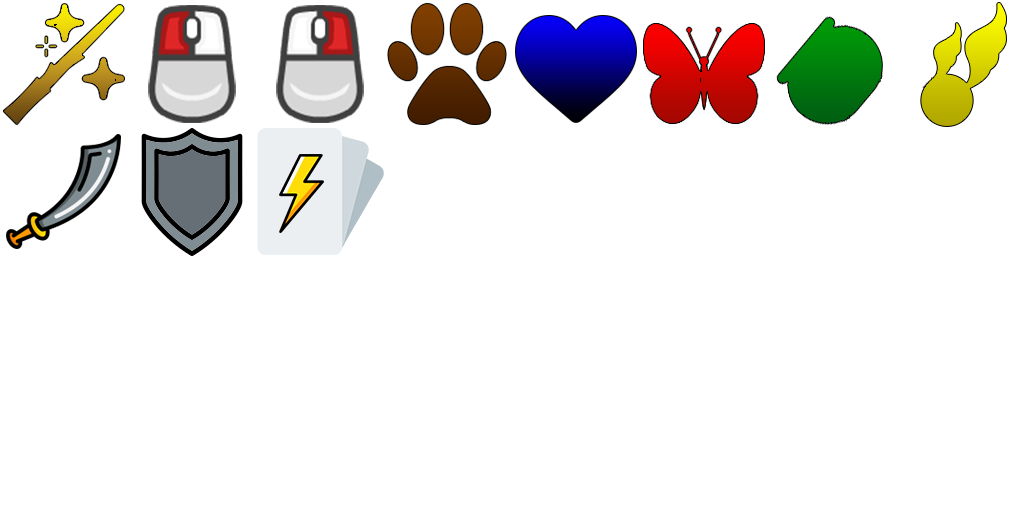
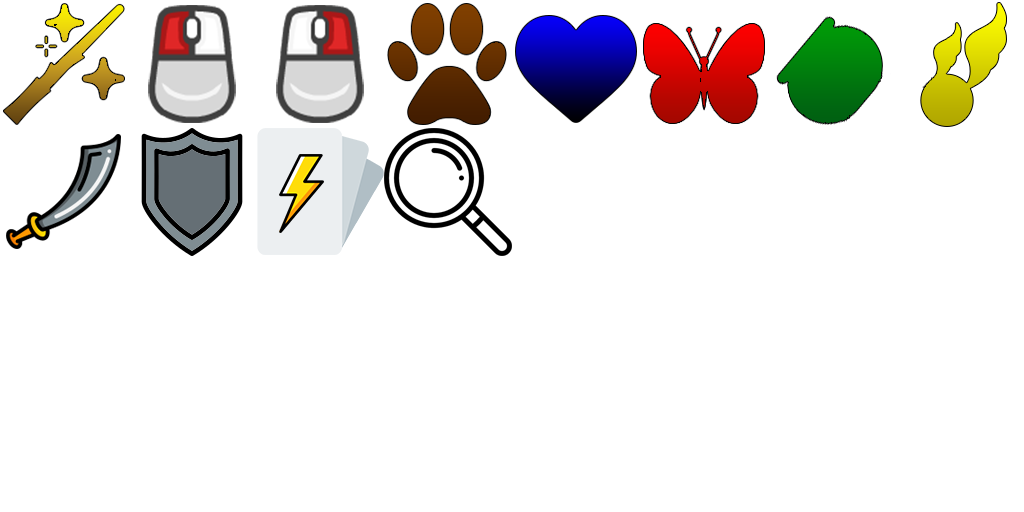
Comparing the layer stacks of the two 1024x512 images. Changes:
added layer "icon-search" above "icon-deck" over [left=384, top=128, right=512, bottom=256]
